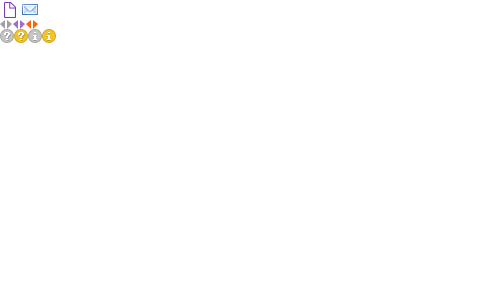
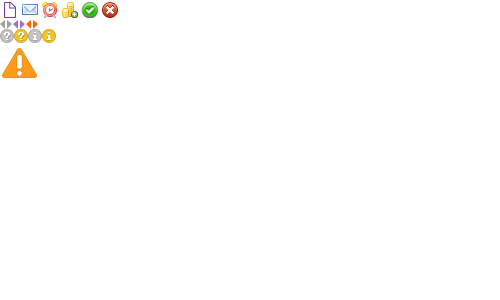
Before/after of a (500, 300) layered artwork. What changed in the layer stack:
added layer "图层 4" above "cancel 拷贝" over [42, 2, 58, 18]
added layer "cancel 拷贝" above "图层 5" over [102, 2, 118, 18]
added layer "图层 5" above "图层 3" over [81, 2, 98, 18]
added layer "图层 3" above "attention 拷贝 2" over [62, 2, 78, 18]
added layer "attention 拷贝 2" above "tips" over [2, 48, 37, 78]
